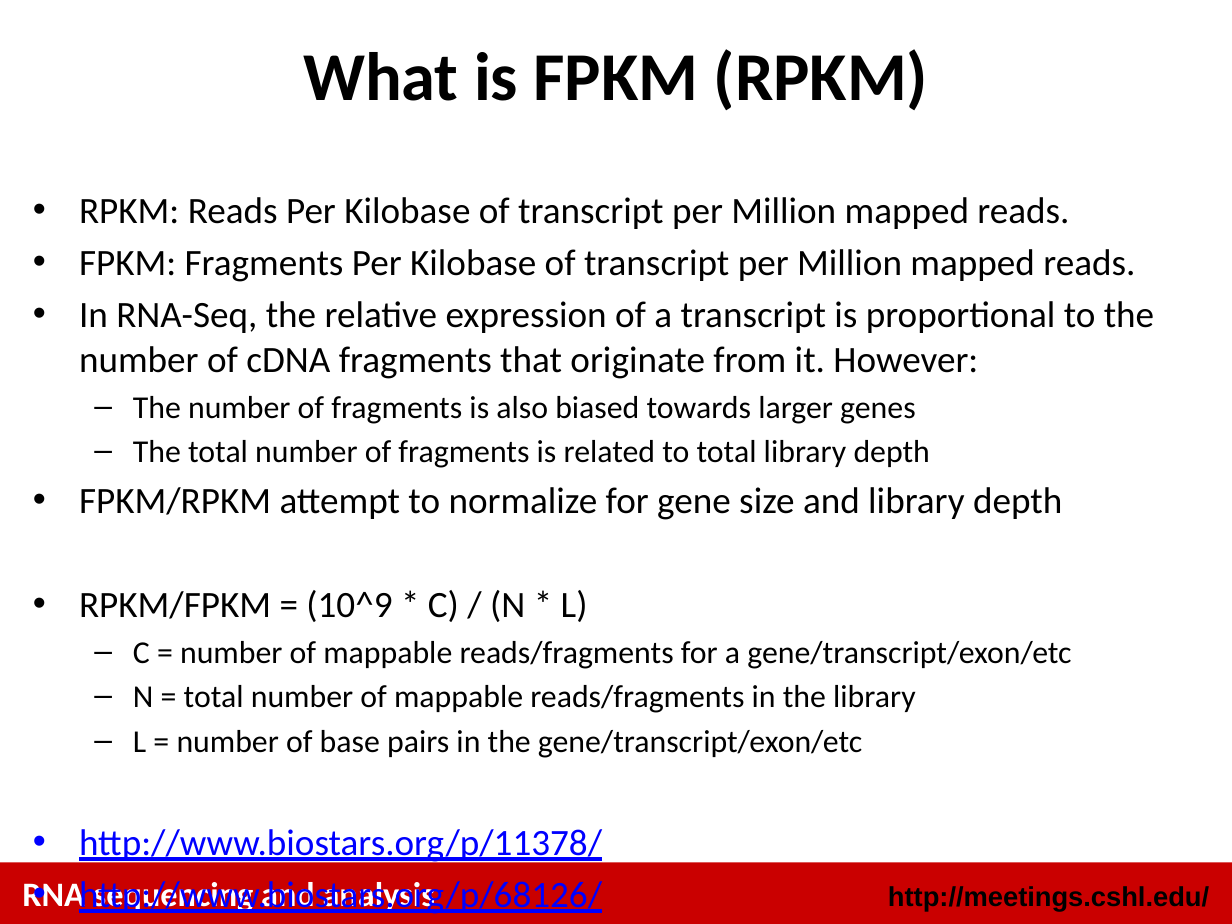
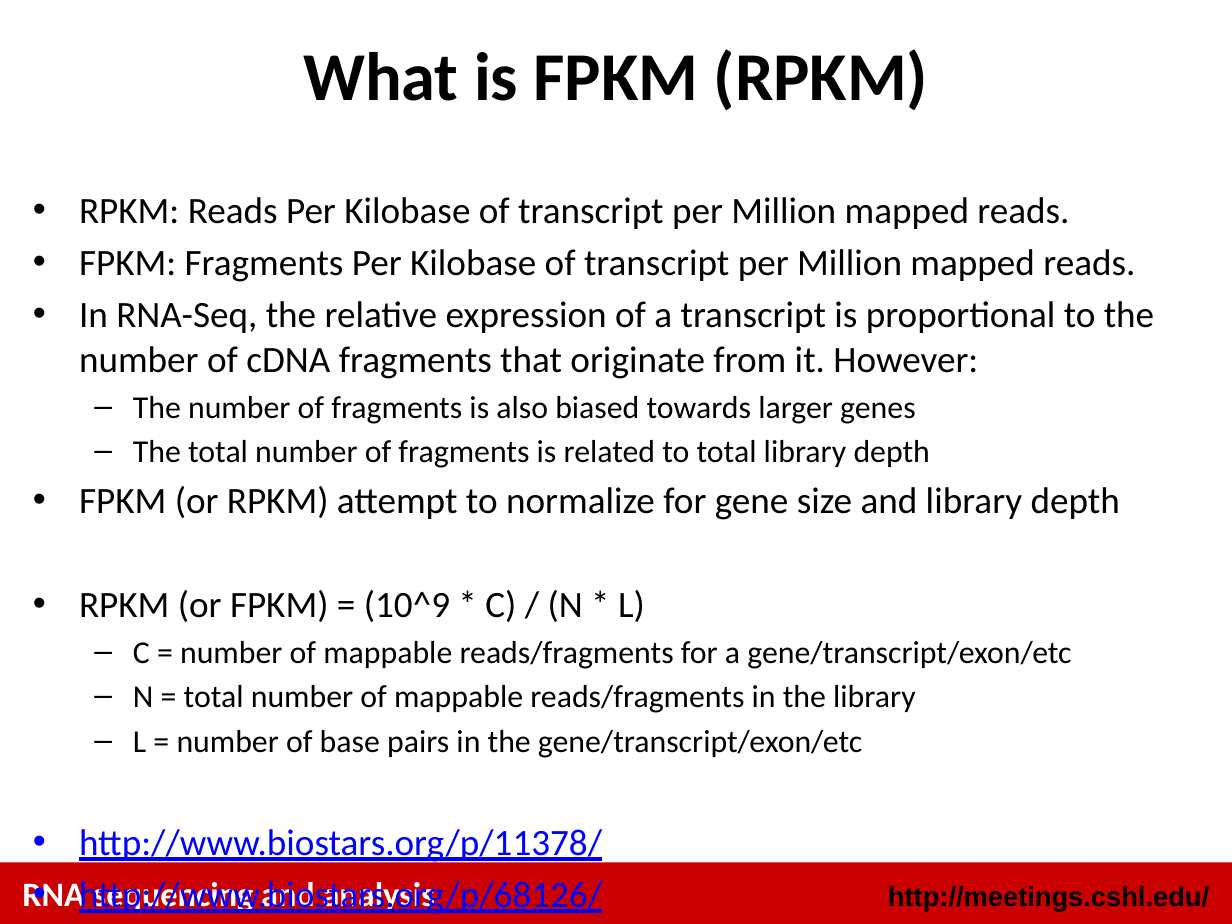
Before and after one commit to griffithlab/rnaseq_tutorial_wiki, a slide deck: slide 6 of LectureFiles/cshl/2014/RNASeq_Module4_Lecture.pptx. Drawn at 1232x924 pixels with LibreOffice and Linux fonts; fonts in the diff are those of the drawing. Boxes give left, top, right and bottom in pixels: in the first picture for what was removed or moved away, otherwise in the second. Text is boxed around its words. In the diff, an @@ line names an element or a change of style, - is before the commit and + after.

```diff
--- a/LectureFiles/cshl/2014/RNASeq_Module4_Lecture.pptx
+++ b/LectureFiles/cshl/2014/RNASeq_Module4_Lecture.pptx
@@ text at (x1=79, y1=486, x2=1120, y2=622): text changed @@
-• FPKM/RPKM attempt to normalize for gene size and library depth
-• RPKM/FPKM = (10^9 * C) / (N * L)
+• FPKM (or RPKM) attempt to normalize for gene size and library depth
+• RPKM (or FPKM) = (10^9 * C) / (N * L)
```
Also in this commit, not shown: 2 other slides changed, 1 other file.
